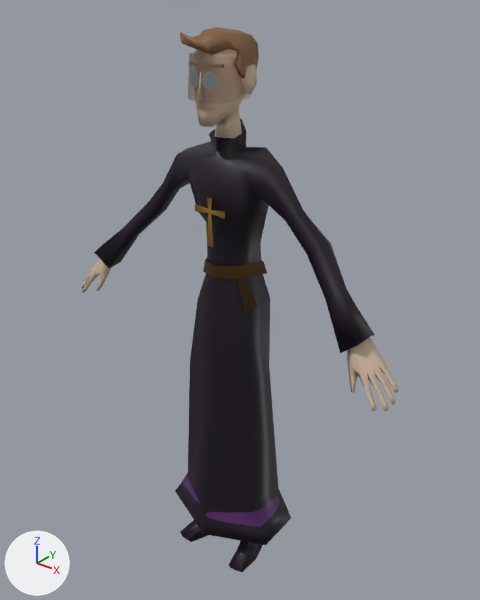
A saved change to the FBX model Assets/Models/testmodele/Chudy.fbx.
One viewpoint serves both versions: a camera (50 mm lens) standing at (3.63, -4.4, 5.73) and looking at (-0.01, 0.15, 2.91). Arrows for +X, +Y and +Z are at lower left; the lights stay in place. The older version comes first. Vertices at exactly the same position are counted once.
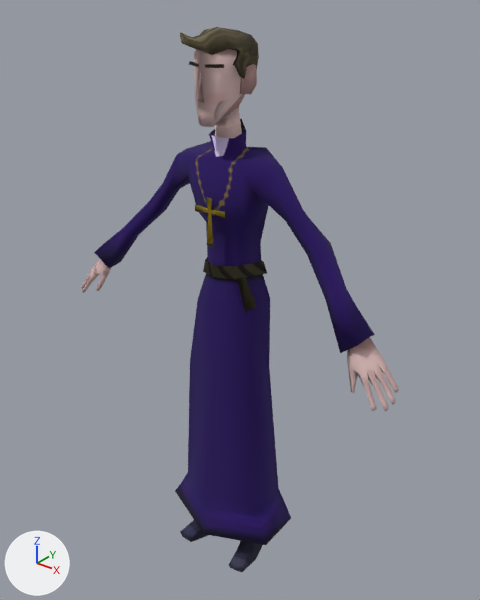
The newer file is also rescaled (x0.328) as a whole; pictures and numbers use the older file's frame.

Where the change shows, as pixel boxes (x1, y1, x2, y2) in the pictures (480 x 600 px):
part 1 of me_cube_009, recoloured
    both: (81, 27, 399, 572)

The change, as a list of edits to the scene's bpy script:
```text
Add img_chudyksiadzbaza_png:
    img_chudyksiadzbaza_png = load_image('chudyksiadzbaza.png', 'chudyksiadzbaza.png', 1024, 1024, 'sRGB')
Add img_ksiadz_chudy_twarz_png:
    img_ksiadz_chudy_twarz_png = load_image('ksiadz_chudy_twarz.png', '../../Trash/ksiadz_chudy_twarz.png', 1840, 1840, 'Non-Color')
Add mat_ksiądzmat:
    mat_ksiądzmat = principled_material('KsiądzMat')
    mat_ksiądzmat.texture = img_chudyksiadzbaza_png  # with its transparency
    mat_ksiądzmat.roughness = 1.0
Add mat_eyes:
    mat_eyes = bpy.data.materials.new('Eyes')
    # uses the picture img_ksiadz_chudy_twarz_png
Change me_cube_009:
    used by ob_cube_010; location = (0.0, 0.0, 0.0)
    remove me_cube_009.from_pydata(...)  # 537 vertices, 559 faces; spans x -1.87..1.87, y -0.49..0.53, z 0.0..5.39
    add me_cube_009.from_pydata(...)  # 546 vertices, 563 faces; spans x -1.87..1.87, y -0.49..0.53, z 0.0..5.39
    me_cube_009 part 1: 559 faces spanning x -1.87..1.87, y -0.49..0.53, z 0.0..5.39 switch from mat_material_002 (picture img_cube_0101_png) to mat_ksiądzmat (picture img_chudyksiadzbaza_png)
    edits to the shape of me_cube_009 do not show in these pictures
    add me_cube_009.materials.append(mat_eyes)
```
